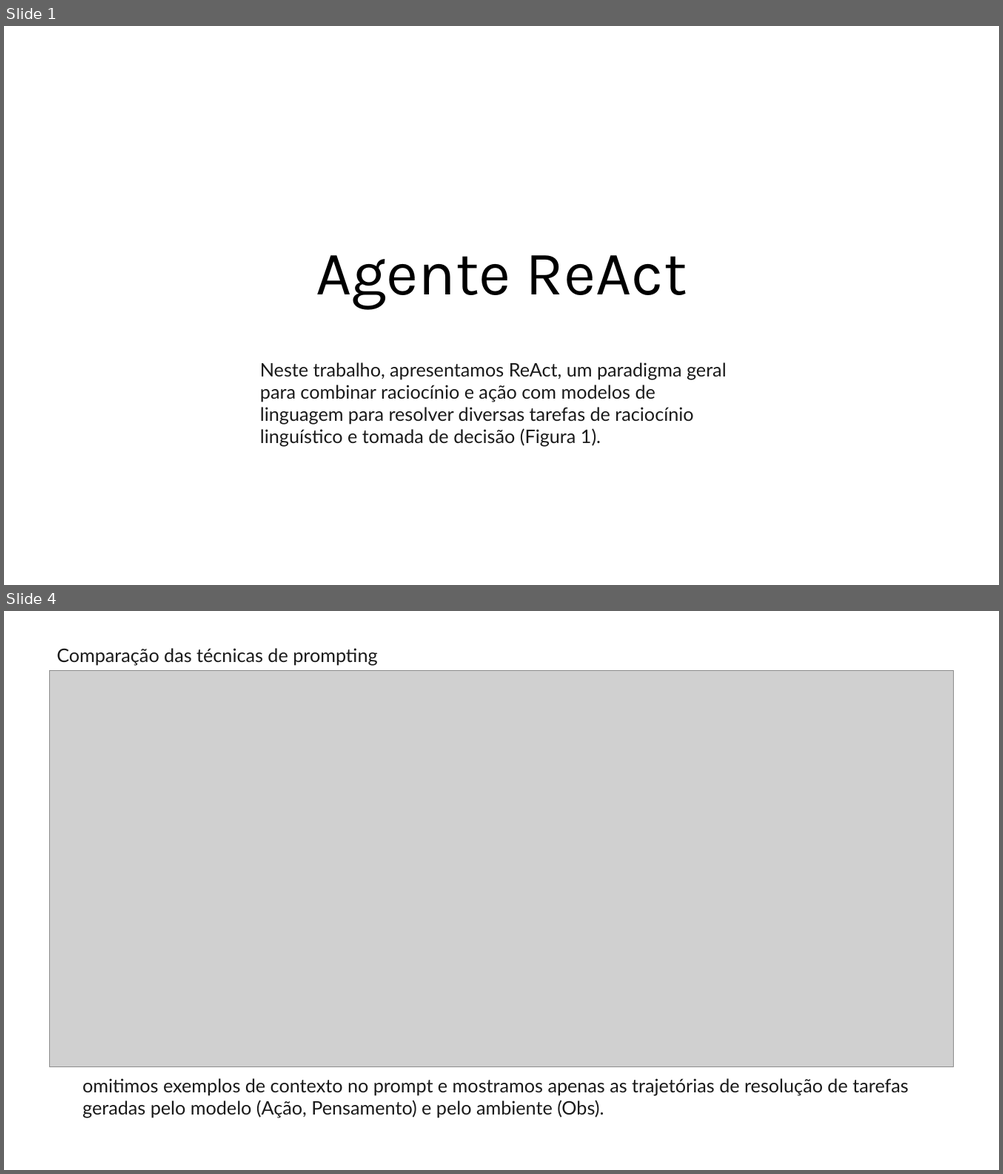
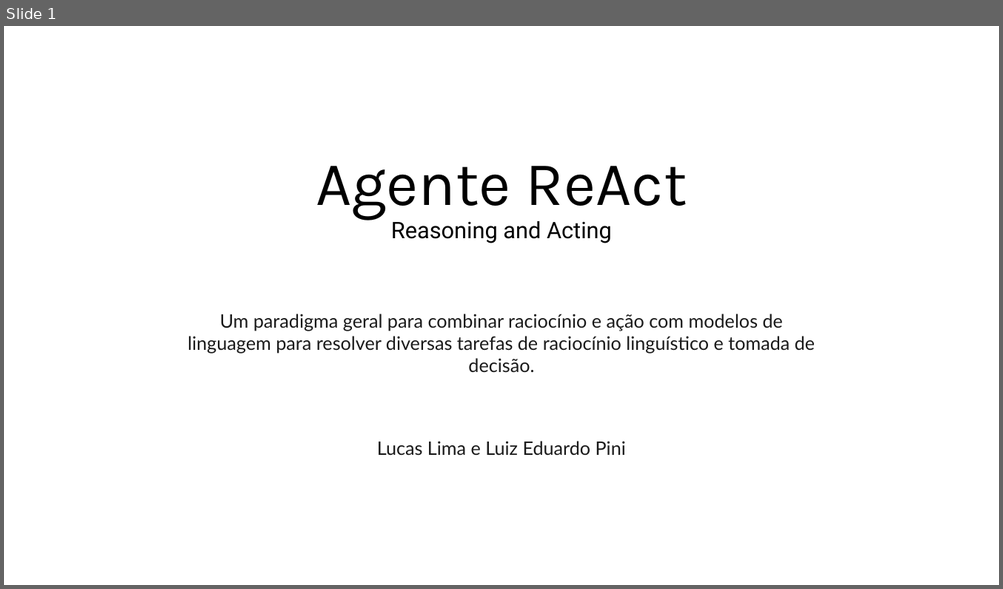
Before and after one commit to luizehp/Agente-ReAct, a slide deck: Agente ReAct.pptx. Shown one above the other, each under a label of ours: slides 1 and 4 before the commit, slide 1 after it; the slides between them are not shown. The pictures are 1003x1174 and 1003x589 pixels, drawn with LibreOffice and Linux fonts; fonts in the diff are those of the drawing; grey boxes stand for pictures. Boxes give left, top, right and bottom in pixels: in the first picture for what was removed or moved away, otherwise in the second. Text is boxed around its words. In the diff, an @@ line names an element or a change of style, - is before the commit and + after.

```diff
--- a/Agente ReAct.pptx
+++ b/Agente ReAct.pptx
@@ slide 4 removed at bbox=[4, 611, 999, 1170], background #FFFFFF @@
@@ text removed at bbox=[57, 648, 377, 666] @@
-Comparação das técnicas de prompting
@@ picture removed at bbox=[50, 671, 954, 1067] @@
@@ text removed at bbox=[82, 1079, 908, 1119] @@
-omitimos exemplos de contexto no prompt e mostramos apenas as trajetórias de resolução de tarefas geradas pelo modelo (Ação, Pensamento) e pelo ambiente (Obs).
@@ slide 1 changed as well @@
@@ title at bbox=[316, 166, 687, 244]: text changed; size 60 to 22 pt; font Karla to Roboto @@
-Agente ReAct
+Agente ReAct
+Reasoning and Acting
@@ text at bbox=[188, 314, 814, 354]: text changed @@
-Neste trabalho, apresentamos ReAct, um paradigma geral para combinar raciocínio e ação com modelos de linguagem para resolver diversas tarefas de raciocínio linguístico e tomada de decisão (Figura 1).
+Um paradigma geral para combinar raciocínio e ação com modelos de linguagem para resolver diversas tarefas de raciocínio linguístico e tomada de decisão.
@@ text added at bbox=[377, 441, 626, 456], 18 pt, text #1A1A1A @@
+Lucas Lima e Luiz Eduardo Pini
```
Also in this commit, not shown: 2 other slides changed, 7 slides added, 5 other slides removed.
